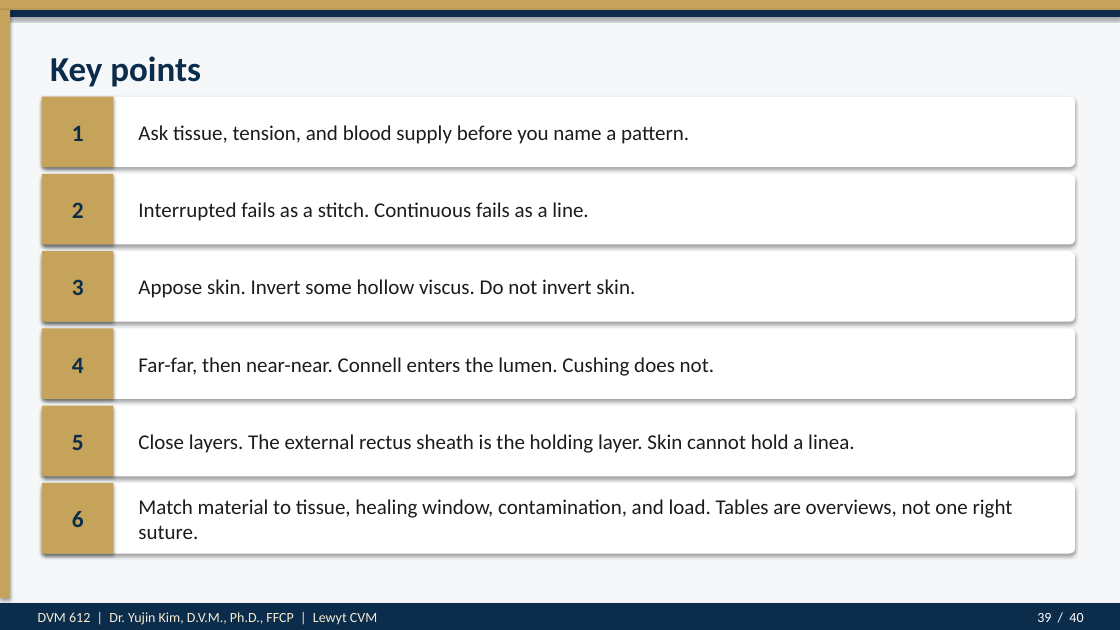
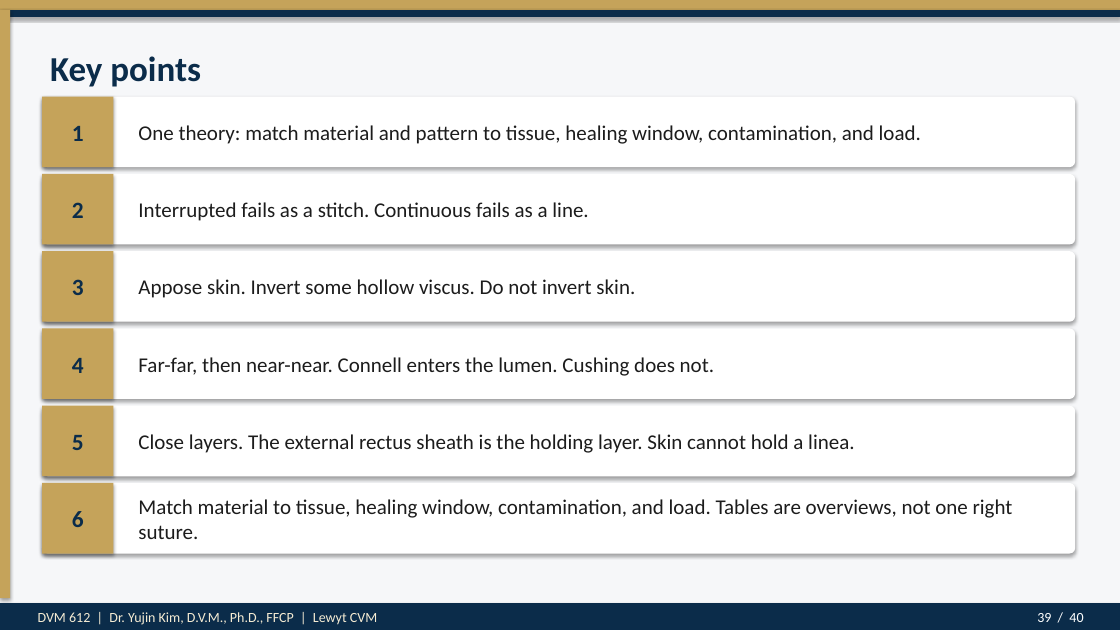
Before and after one commit to drkimvet/happycare, a slide deck: slide 39 of lectures/DVM-612_Week7_Suture_Patterns_Closures.pptx. Drawn at 1120x630 pixels with LibreOffice and Linux fonts; fonts in the diff are those of the drawing. Boxes give left, top, right and bottom in pixels: in the first picture for what was removed or moved away, otherwise in the second. Text is boxed around its words. In the diff, an @@ line names an element or a change of style, - is before the commit and + after.

```diff
--- a/lectures/DVM-612_Week7_Suture_Patterns_Closures.pptx
+++ b/lectures/DVM-612_Week7_Suture_Patterns_Closures.pptx
@@ text at box(138, 125, 921, 144): text changed @@
-Ask tissue, tension, and blood supply before you name a pattern.
+One theory: match material and pattern to tissue, healing window, contamination, and load.
```
Also in this commit, not shown: 7 other slides changed, 2 other files.
